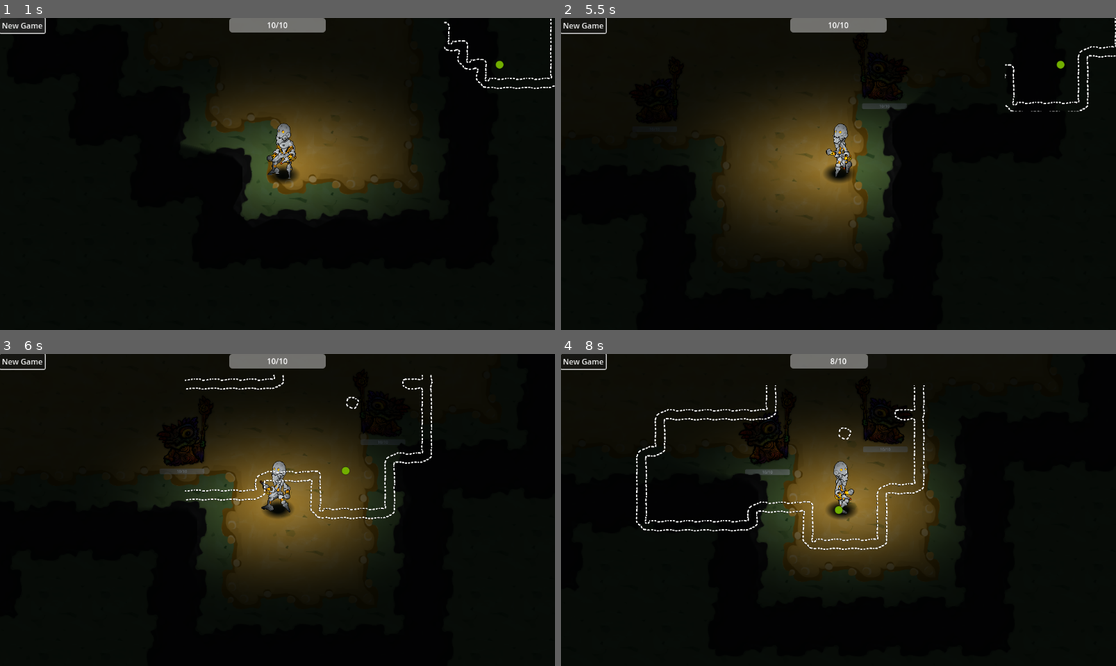
Above: before the commit, frames 1-4 (two rows, left to right).
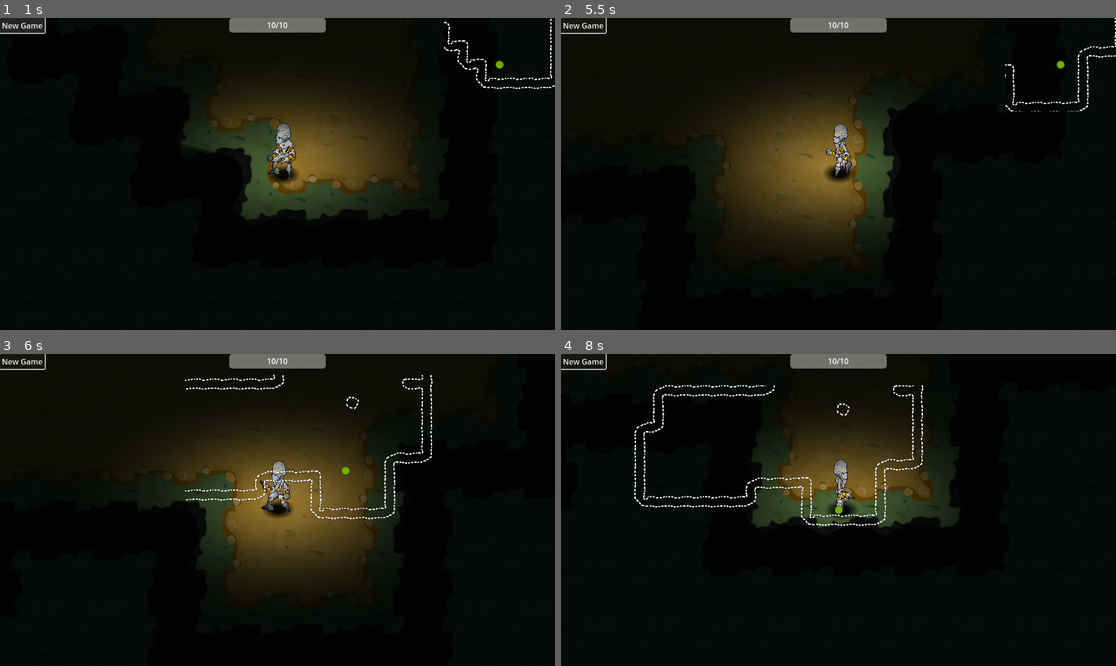
Above: after the commit, the same moments.

Repository: G-Raffiti/Random_Dungeon_2
Game: Godot game, scene res://_Scenes/game.tscn
Same seed, same stepped clock (60 frames per second), same inputs: the game is played once before the commit and once after it.
Inputs (mouse positions are in pixels of both pictures, inside the frame that each line leads up to):
- Up to frame 1 (1 s): click "New Game" at 0.5 s
- Up to frame 2 (5.5 s): click "New Game" at 1.25 s; move the mouse to (960, 158) at 2.02 s; hold Right (ui_right) 2.03-2.78 s; click (960, 158) at 2.17 s; move the mouse to (727, 189) at 2.77 s; hold Down (ui_down) 2.78-3.53 s; move the mouse to (894, 105) at 3.52 s; hold Right (ui_right) 3.53-4.28 s; move the mouse to (810, 236) at 4.27 s; hold Up (ui_up) 4.28-5.03 s; click (810, 236) at 4.42 s; move the mouse to (1005, 220) at 5.02 s; hold Left (ui_left) from 5.03 s (still down)
- Up to frame 3 (6 s): keep holding Left (ui_left); tap Tab (map) at 5.65 s; move the mouse to (111, 463) at 5.77 s
- Up to frame 4 (8 s): move the mouse to (866, 510) at 6.52 s; release Left (ui_left) at 6.53 s; hold Down (ui_down) 6.53-7.28 s; click (866, 510) at 6.67 s; move the mouse to (755, 432) at 7.27 s; hold Right (ui_right) from 7.28 s (still down)

Frame 1 is identical in both runs. In frame 2, 0.2% of the frame differs, in the area x 16-63%, y 19-37%; in frame 3, 0.7%; in frame 4, 12%, in the area x 13-73%, y 0-72%.

Commit message:
BALANCE mob dencity

Diff:
--- a/World/Level_Generation/level_mob_spawner.gd
+++ b/World/Level_Generation/level_mob_spawner.gd
@@ -10,7 +10,7 @@
 func get_spawn_positions(_map: LevelGenerator.Map) -> Array[Vector2i]:
 	var spawn_pos: Array[Vector2i] = []
 	for cell in _map.level:
-		if randf() > 0.8:
+		if randf() > 0.9:
 			spawn_pos.append(cell)
 	return spawn_pos
 
